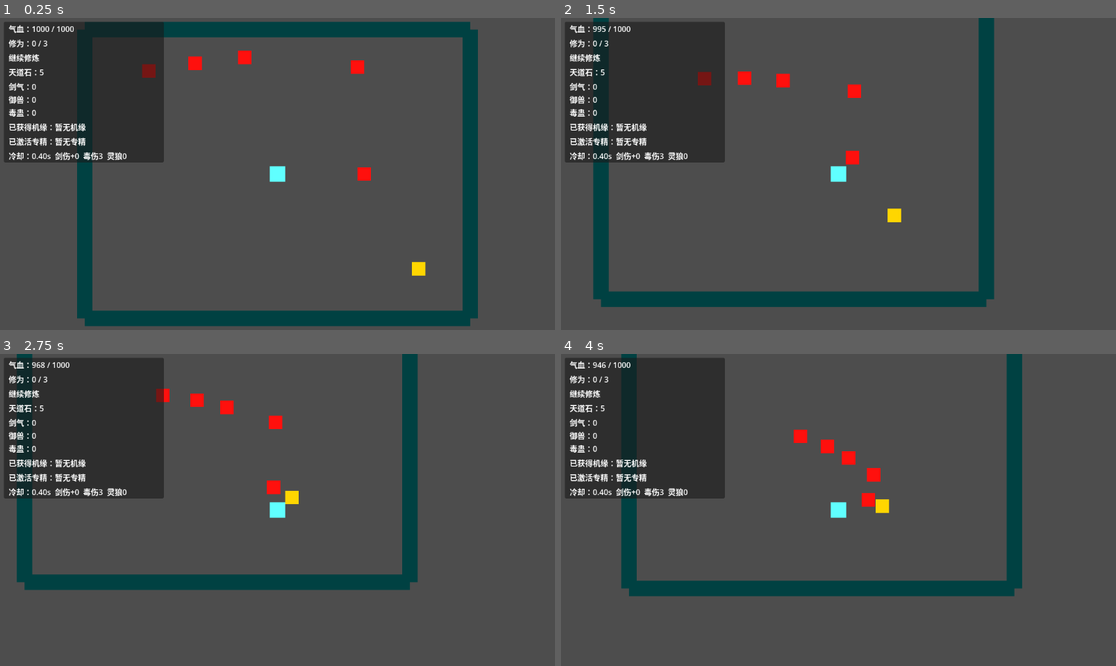
Above: before the commit, frames 1-4 (two rows, left to right).
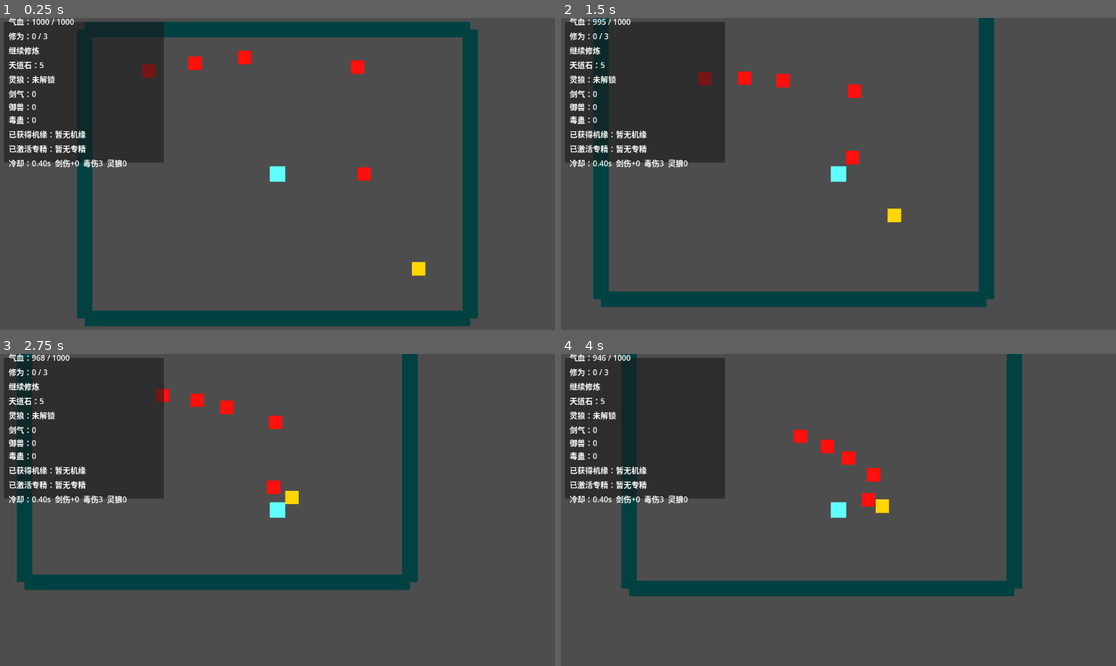
Above: after the commit, the same moments.

Repository: Litrudy/combine-dao
Game: Godot game, scene res://scenes/player/realm_test_map.tscn
The game is run twice, just before and just after one commit, with the same random seed, the same clock (stepped at 60 frames per second) and the same inputs.
Inputs (mouse positions are in pixels of both pictures, inside the frame that each line leads up to):
- Up to frame 1 (0.25 s): no input
- Up to frame 2 (1.5 s): tap Enter (ui_accept) at 0.5, 0.77 s; move the mouse to (960, 158) at 0.52 s; hold D (move_right) 0.53-1.28 s; hold E (summon_wolf, bound only after the commit) 0.53-1.28 s; tap Q at 0.8, 1.35 s; move the mouse to (727, 189) at 1.27 s; hold S (move_down) from 1.28 s (still down)
- Up to frame 3 (2.75 s): tap Enter (ui_accept) at 1.52 s; tap K at 1.55, 2.1 s; move the mouse to (333, 441) at 2.02 s; release S (move_down) at 2.03 s; hold D (move_right) from 2.03 s (still down); hold E (summon_wolf, bound only after the commit) from 2.03 s (still down)
- Up to frame 4 (4 s): move the mouse to (810, 572) at 2.77 s; release D (move_right) at 2.78 s; release E (summon_wolf, bound only after the commit) at 2.78 s; hold W (move_up) 2.78-3.53 s; click (810, 572) at 2.85 s; tap Enter (ui_accept) at 3.02, 3.77 s; tap Q at 3.05 s; move the mouse to (1005, 556) at 3.52 s; hold A (move_left) from 3.53 s (still down); hold R (breakthrough) from 3.53 s (still down); tap K at 3.8 s

The runs differ from the first frame. In frame 1, 2.7% of the frame differs, in the area x 1-23%, y 0-48%; in frame 2, 2.7%; in frame 3, 2.7%; in frame 4, 2.7%.

Commit message:
feat: 完善灵狼血量与召唤上限

Diff:
--- a/project.godot
+++ b/project.godot
@@ -47,6 +47,11 @@
 "events": [Object(InputEventKey,"resource_local_to_scene":false,"resource_name":"","device":-1,"window_id":0,"alt_press …(192 unchanged characters)…
 ]
 }
+summon_wolf={
+"deadzone": 0.5,
+"events": [Object(InputEventKey,"resource_local_to_scene":false,"resource_name":"","device":-1,"window_id":0,"alt_pressed":false,"shift_pressed":false,"ctrl_pressed":false,"meta_pressed":false,"pressed":false,"keycode":0,"physical_keycode":69,"key_label":0,"unicode":101,"location":0,"echo":false,"script":null)
+]
+}
 
 [physics]
 
--- a/scenes/ally/spirit_wolf.gd
+++ b/scenes/ally/spirit_wolf.gd
@@ -23,12 +23,30 @@
 ## 当前攻击冷却剩余时间，<=0 时可再次攻击
 var _attack_timer: float = 0.0
 
+## 自身气血组件（子节点 Vitals）
+@onready var vitals: Vitals = $Vitals
+
 
 func _ready() -> void:
 	# 漂浮模式，适合俯视角无重力移动
 	motion_mode = CharacterBody2D.MOTION_MODE_FLOATING
 	# 加入 ally 分组
 	add_to_group("ally")
+	# 气血归零时处理死亡
+	vitals.died.connect(_on_died)
+
+
+## 灵狼受到攻击（由妖兽 / Boss 调用）
+func take_damage(amount: int) -> void:
+	vitals.take_damage(amount)
+
+
+## 死亡回调：通知玩家注销并消失
+func _on_died() -> void:
+	print("灵狼死亡")
+	if is_instance_valid(owner_player) and owner_player.has_method("unregister_wolf"):
+		owner_player.unregister_wolf(self)
+	queue_free()
 
 
 ## 由玩家调用，绑定主人
--- a/scenes/ally/spirit_wolf.tscn
+++ b/scenes/ally/spirit_wolf.tscn
@@ -1,8 +1,10 @@
 [gd_scene format=3 uid="uid://1wml5ru4qfto"]
 
 [ext_resource type="Script" uid="uid://cpaq8a8j5r7cd" path="res://scenes/ally/spirit_wolf.gd" id="1_wolf"]
+[ext_resource type="Script" uid="uid://cobprtlxk1ehu" path="res://scripts/components/vitals.gd" id="2_vitals"]
 
 [sub_resource type="RectangleShape2D" id="RectangleShape2D_wolf"]
+size = Vector2(20, 20)
 
 [node name="SpiritWolf" type="CharacterBody2D" unique_id=377059038]
 script = ExtResource("1_wolf")
@@ -14,3 +16,7 @@
 [node name="CollisionShape2D" type="CollisionShape2D" parent="." unique_id=1963568670]
 shape = SubResource("RectangleShape2D_wolf")
 debug_color = Color(0, 0.8784314, 0.69803923, 0.41960785)
+
+[node name="Vitals" type="Node" parent="." unique_id=409549418]
+script = ExtResource("2_vitals")
+max_qi_blood = 60
--- a/scenes/enemy/beast.gd
+++ b/scenes/enemy/beast.gd
@@ -72,26 +72,56 @@
 	if _attack_timer > 0.0:
 		_attack_timer -= delta
 
-	# 没有目标则尝试重新获取（玩家可能尚未就绪）
-	if not is_instance_valid(_player):
+	# 选择攻击目标：玩家或更近的灵狼
+	var target: Node2D = _select_target()
+	if not is_instance_valid(target):
 		_acquire_player()
 		velocity = Vector2.ZERO
 		move_and_slide()
 		return
 
-	# 计算与玩家的距离
-	var distance: float = global_position.distance_to(_player.global_position)
+	# 计算与目标的距离
+	var distance: float = global_position.distance_to(target.global_position)
 
 	if distance <= attack_range:
 		# 进入攻击范围：停止移动并尝试攻击
 		velocity = Vector2.ZERO
-		_try_attack()
+		_try_attack(target)
 	else:
-		# 否则朝玩家方向移动
-		var direction: Vector2 = global_position.direction_to(_player.global_position)
+		# 否则朝目标方向移动
+		var direction: Vector2 = global_position.direction_to(target.global_position)
 		velocity = direction * move_speed
 
 	move_and_slide()
+
+
+## 选择攻击目标：默认玩家；若有更近的存活灵狼则优先攻击灵狼
+func _select_target() -> Node2D:
+	if not is_instance_valid(_player):
+		_acquire_player()
+
+	# 找最近的存活灵狼
+	var nearest_wolf: Node2D = null
+	var nearest_wolf_dist: float = INF
+	for wolf in get_tree().get_nodes_in_group("ally"):
+		if not is_instance_valid(wolf) or not wolf is Node2D:
+			continue
+		var wolf_vitals: Vitals = wolf.get_node_or_null("Vitals") as Vitals
+		if wolf_vitals != null and wolf_vitals.is_dead():
+			continue
+		var d: float = global_position.distance_to(wolf.global_position)
+		if d < nearest_wolf_dist:
+			nearest_wolf_dist = d
+			nearest_wolf = wolf
+
+	if not is_instance_valid(_player):
+		return nearest_wolf
+	if nearest_wolf == null:
+		return _player
+	# 灵狼比玩家更近时优先攻击灵狼
+	if nearest_wolf_dist < global_position.distance_to(_player.global_position):
+		return nearest_wolf
+	return _player
 
 
 ## 从 "player" 组中获取玩家节点
@@ -99,18 +129,23 @@
 	_player = get_tree().get_first_node_in_group("player")
 
 
-## 尝试攻击玩家（受冷却限制）
-func _try_attack() -> void:
+## 尝试攻击目标（受冷却限制），目标可能是玩家或灵狼
+func _try_attack(target: Node2D) -> void:
 	# 冷却未结束则不攻击
 	if _attack_timer > 0.0:
 		return
 
-	# 优先走玩家统一受伤入口 receive_damage（便于御兽流灵兽护主减伤）
-	if _player.has_method("receive_damage"):
-		_player.receive_damage(attack_damage)
+	if target.is_in_group("ally"):
+		# 攻击灵狼：直接对其 Vitals 造成伤害
+		var wolf_vitals: Vitals = target.get_node_or_null("Vitals") as Vitals
+		if wolf_vitals != null and not wolf_vitals.is_dead():
+			wolf_vitals.take_damage(attack_damage)
+	elif target.has_method("receive_damage"):
+		# 攻击玩家：优先走统一受伤入口（便于御兽流灵兽护主减伤）
+		target.receive_damage(attack_damage)
 	else:
 		# 退回：直接对玩家 Vitals 造成伤害
-		var player_vitals: Vitals = _player.get_node_or_null("Vitals") as Vitals
+		var player_vitals: Vitals = target.get_node_or_null("Vitals") as Vitals
 		if player_vitals != null:
 			player_vitals.take_damage(attack_damage)
 
--- a/scenes/enemy/boss_guardian.gd
+++ b/scenes/enemy/boss_guardian.gd
@@ -51,6 +51,8 @@
 var _charge_direction: Vector2 = Vector2.ZERO
 ## 本次冲撞是否已命中玩家（避免重复造成伤害）
 var _charge_hit: bool = false
+## 本次冲撞已命中过的灵狼（避免重复造成伤害）
+var _charge_hit_wolves: Array = []
 ## 是否已进入狂暴（只触发一次）
 var _berserk_triggered: bool = false
 
@@ -125,6 +127,7 @@
 	# 锁定冲撞方向为当前玩家方向
 	_charge_direction = global_position.direction_to(_player.global_position)
 	_charge_hit = false
+	_charge_hit_wolves.clear()
 
 
 ## 冲撞状态：高速突进并判定命中
@@ -138,6 +141,14 @@
 		if distance <= CHARGE_HIT_RADIUS:
 			_charge_hit = true
 			_damage_player(charge_damage)
+
+	# 冲撞也会撞到灵狼（每只本次冲撞只受伤一次）
+	for wolf in get_tree().get_nodes_in_group("ally"):
+		if not is_instance_valid(wolf) or wolf in _charge_hit_wolves:
+			continue
+		if global_position.distance_to(wolf.global_position) <= CHARGE_HIT_RADIUS:
+			_charge_hit_wolves.append(wolf)
+			_damage_wolf(wolf, charge_damage)
 
 	# 冲撞结束：回到追踪状态并重置冷却
 	if _charge_time_left <= 0.0:
@@ -152,6 +163,12 @@
 	# 玩家在范围内则受伤
 	if global_position.distance_to(_player.global_position) <= quake_radius:
 		_damage_player(quake_damage)
+	# 范围内的灵狼也受伤
+	for wolf in get_tree().get_nodes_in_group("ally"):
+		if not is_instance_valid(wolf):
+			continue
+		if global_position.distance_to(wolf.global_position) <= quake_radius:
+			_damage_wolf(wolf, quake_damage)
 	# 重置冷却
 	_skill_timer = skill_cooldown
 
@@ -168,6 +185,13 @@
 		print("守墟妖王进入狂暴状态")
 
 
+## 对灵狼造成伤害
+func _damage_wolf(wolf: Node, amount: int) -> void:
+	var wolf_vitals: Vitals = wolf.get_node_or_null("Vitals") as Vitals
+	if wolf_vitals != null and not wolf_vitals.is_dead():
+		wolf_vitals.take_damage(amount)
+
+
 ## 对玩家造成伤害（优先走 receive_damage 入口，便于护主等机制）
 func _damage_player(amount: int) -> void:
 	if _player.has_method("receive_damage"):
--- a/scenes/player/cultivator.gd
+++ b/scenes/player/cultivator.gd
@@ -75,6 +75,13 @@
 var wolf_damage_bonus: int = 0
 ## 御兽流：灵狼移速倍率（机缘「灵狼迅捷」/ 专精「御兽协同」）
 var wolf_move_speed_multiplier: float = 1.0
+## 御兽流：是否已解锁灵狼召唤
+var wolf_unlocked: bool = false
+## 御兽流：最大同时存活灵狼数量
+var max_wolf_count: int = 1
+## 御兽流：E 键召唤冷却（秒）与剩余冷却时间
+var wolf_summon_cooldown: float = 5.0
+var wolf_summon_timer: float = 0.0
 ## 灵狼基础伤害 / 基础移速（用于重算加成）
 const WOLF_BASE_DAMAGE: int = 8
 const WOLF_BASE_MOVE_SPEED: float = 140.0
@@ -142,6 +149,9 @@
 	# 毒雾冷却递减
 	if _poison_cast_timer > 0.0:
 		_poison_cast_timer -= delta
+	# 灵狼召唤冷却递减
+	if wolf_summon_timer > 0.0:
+		wolf_summon_timer -= delta
 
 	# 选择机缘期间禁止移动
 	if _choosing_boon:
@@ -175,6 +185,11 @@
 	# Q 键：在鼠标位置释放毒雾
 	if event is InputEventKey and event.pressed and not event.echo and event.keycode == KEY_Q:
 		cast_poison_mist()
+		return
+
+	# E 键（summon_wolf）：手动召唤灵狼
+	if event.is_action_pressed("summon_wolf"):
+		_try_summon_wolf()
 		return
 
 	# ===== 临时调试输入：K 受伤 10 点，H 回血 10 点 =====
@@ -374,7 +389,8 @@
 		print("激活专精：御兽协同，灵兽行动能力提升")
 	if school_counts["beast"] >= 3 and not "beast_3" in active_specializations:
 		active_specializations.append("beast_3")
-		# 万兽同心：额外召唤一只灵狼
+		# 万兽同心：灵狼上限 +1 并额外召唤一只
+		max_wolf_count += 1
 		summon_spirit_wolf()
 		print("激活专精：万兽同心，额外灵狼加入战斗")
 
@@ -416,9 +432,11 @@
 			print("已获得机缘：", label, "，剑气可斩杀低气血敌人")
 		# ===== 御兽流 =====
 		"beast_summon_wolf":
-			# 召唤灵狼（解锁型）：不使用倍率
+			# 召唤灵狼（解锁型）：解锁召唤，上限至少 1，立即召唤一只作为反馈
+			wolf_unlocked = true
+			max_wolf_count = max(max_wolf_count, 1)
 			summon_spirit_wolf()
-			print("已获得机缘：", label, "，灵狼加入战斗")
+			print("已获得机缘：", label, "，按 E 可召唤灵狼")
 		"beast_attack_speed":
 			# 灵兽攻速提升
 			beast_attack_speed_multiplier += float(fv)
@@ -468,9 +486,10 @@
 			update_wolf_move_speed()
 			print("已获得机缘：", label, "，灵狼速度提升")
 		"beast_extra_wolf":
-			# 双狼同行（解锁型）：额外召唤一只灵狼
+			# 双狼同行：灵狼上限 +1，未达上限则立即额外召唤一只
+			max_wolf_count += 1
 			summon_spirit_wolf()
-			print("已获得机缘：", label, "，额外灵狼加入战斗")
+			print("已获得机缘：", label, "，灵狼上限 +1")
 		# ===== M2-3 新增：毒蛊流 =====
 		"poison_mist_duration":
 			# 毒雾延绵：持续时间加成
@@ -504,8 +523,28 @@
 
 # ===== 御兽流 =====
 
-## 召唤一只灵狼
+## 手动召唤灵狼（E 键），受解锁 / 状态 / 上限 / 冷却限制
+func _try_summon_wolf() -> void:
+	# 未解锁、选择机缘中、通关后均不可召唤
+	if not wolf_unlocked or _choosing_boon or _is_run_cleared():
+		return
+	# 冷却未结束
+	if wolf_summon_timer > 0.0:
+		return
+	# 达到上限
+	if get_alive_wolf_count() >= max_wolf_count:
+		print("灵狼数量已达上限")
+		return
+	summon_spirit_wolf()
+	wolf_summon_timer = wolf_summon_cooldown
+
+
+## 召唤一只灵狼（受最大数量限制）
 func summon_spirit_wolf() -> void:
+	# 达到上限则不召唤
+	if get_alive_wolf_count() >= max_wolf_count:
+		return
+
 	var wolf := SPIRIT_WOLF_SCENE.instantiate()
 	# 添加到当前场景（玩家的父节点下）
 	get_parent().add_child(wolf)
@@ -521,6 +560,34 @@
 	wolf.attack_damage = WOLF_BASE_DAMAGE + wolf_damage_bonus
 	wolf.move_speed = WOLF_BASE_MOVE_SPEED * wolf_move_speed_multiplier
 	update_wolf_attack_speed()
+	stats_changed.emit()
+
+
+## 清理已失效的灵狼引用
+func _clean_wolves() -> void:
+	var alive: Array[Node] = []
+	for wolf in summoned_wolves:
+		if is_instance_valid(wolf):
+			alive.append(wolf)
+	summoned_wolves = alive
+
+
+## 当前存活灵狼数量
+func get_alive_wolf_count() -> int:
+	_clean_wolves()
+	return summoned_wolves.size()
+
+
+## 注销灵狼（灵狼死亡时调用）
+func unregister_wolf(wolf: Node) -> void:
+	summoned_wolves.erase(wolf)
+	stats_changed.emit()
+
+
+## 是否处于通关状态（通关面板显示时禁止召唤）
+func _is_run_cleared() -> bool:
+	var panel: Node = get_tree().get_first_node_in_group("clear_panel")
+	return panel != null and panel.visible
 
 
 ## 把当前攻速倍率同步到所有存活灵狼
@@ -646,6 +713,11 @@
 		"acquired_boon_names": acquired_boon_names,
 		"active_specialization_names": active_specialization_names,
 		"heavenly_stones": heavenly_stones,
+		# ----- 灵狼 -----
+		"wolf_unlocked": wolf_unlocked,
+		"alive_wolf_count": wolf_count,
+		"max_wolf_count": max_wolf_count,
+		"wolf_summon_cooldown_left": wolf_summon_timer,
 		# ----- 实时调试数值 -----
 		"attack_cooldown": attack_cooldown,
 		"sword_damage_bonus": sword_damage_bonus,
--- a/scenes/player/realm_test_map.gd
+++ b/scenes/player/realm_test_map.gd
@@ -21,6 +21,8 @@
 func _ready() -> void:
 	# 通关提示默认隐藏
 	_clear_panel.visible = false
+	# 加入分组，供玩家判断是否处于通关状态（通关后禁止召唤灵狼）
+	_clear_panel.add_to_group("clear_panel")
 	# 收集开局普通小怪，连接离场信号并随机指定精英怪
 	var normal_enemies: Array = get_tree().get_nodes_in_group("normal_enemy")
 	var elite_count: int = 0
--- a/scenes/ui/hud.gd
+++ b/scenes/ui/hud.gd
@@ -7,6 +7,7 @@
 @onready var _cultivation_label: Label = $Panel/VBoxContainer/CultivationLabel
 @onready var _breakthrough_label: Label = $Panel/VBoxContainer/BreakthroughLabel
 @onready var _stone_label: Label = $Panel/VBoxContainer/StoneLabel
+@onready var _wolf_label: Label = $Panel/VBoxContainer/WolfLabel
 @onready var _school_label: Label = $Panel/VBoxContainer/SchoolLabel
 @onready var _boon_list_label: Label = $Panel/VBoxContainer/BoonListLabel
 @onready var _spec_label: Label = $Panel/VBoxContainer/SpecLabel
@@ -25,6 +26,26 @@
 	# 按 F1 显隐调试数值行（正式演示时可隐藏）
 	if event is InputEventKey and event.pressed and not event.echo and event.keycode == KEY_F1:
 		_debug_stat_label.visible = not _debug_stat_label.visible
+
+
+func _process(_delta: float) -> void:
+	# 灵狼数量与召唤冷却需要实时刷新（冷却倒计时）
+	if is_instance_valid(_player):
+		_update_wolf_label()
+
+
+## 更新灵狼显示行（数量 / 上限 / 召唤冷却）
+func _update_wolf_label() -> void:
+	if not _player.has_method("get_alive_wolf_count"):
+		return
+	if not _player.wolf_unlocked:
+		_wolf_label.text = "灵狼：未解锁"
+		return
+	var text: String = "灵狼：%d / %d\n按 E 召唤" % [_player.get_alive_wolf_count(), _player.max_wolf_count]
+	var cooldown_left: float = _player.wolf_summon_timer
+	if cooldown_left > 0.0:
+		text += "\n召唤冷却：%.1f 秒" % cooldown_left
+	_wolf_label.text = text
 
 
 ## 查找玩家并连接其状态信号
--- a/scenes/ui/hud.tscn
+++ b/scenes/ui/hud.tscn
@@ -43,6 +43,10 @@
 layout_mode = 2
 text = "天道石：0"
 
+[node name="WolfLabel" type="Label" parent="Panel/VBoxContainer"]
+layout_mode = 2
+text = "灵狼：未解锁"
+
 [node name="SchoolLabel" type="Label" parent="Panel/VBoxContainer"]
 layout_mode = 2
 text = "剑气：0
